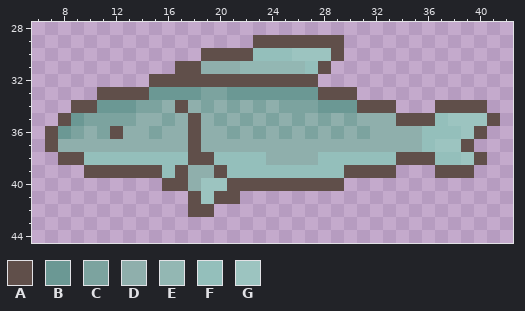
A pixel-art sprite gets an edit: CykelShorts/Assets/Sprites/underwater/FISK 2.png. The first picture shows the starting point.
The file is 50x50 pixels. Colours within 5 levels of each other are drawn and written as one. Shown: x 6..42, y 28..44.
Palette (. is transparent): A #604f4a  B #6b9894  C #7ca39f  D #8fafac  E #93b7b3  F #94bfbb  G #9cc4c0
Pixels before, first column x 7:
29 ................AAAAAAA............
30 ............AAAAFFFGGGA............
31 ..........AADDDEEEEEFA.............
32 ........AAAAAAAAAAAAA..............
33 ....AAAABBBBCCBBBBBBBAAA...........
34 ..AABBBCCDADCDCDCDCCCBBBAAA...AAAA.
35 .ABCCCCDDCDADCDCDCDCDCDCDDDAAAFGGGA
36 ABCDCADDCDDADDCDCDCDCDCDCDDDDFFFGA.
37 ADDDDDDDDDDADDDDDDDDDDDDDDDDDFGGA..
38 .AAFFFFFFFFAAFFFFDDDDFFFFFFAAAFFGA.
39 ...AAAAAAFADDAFFFFFFFFFAAAA...AAA..
40 .........AADGGAAAAAAAAA............
41 ...........AGAA....................
42 ...........AA......................
After:
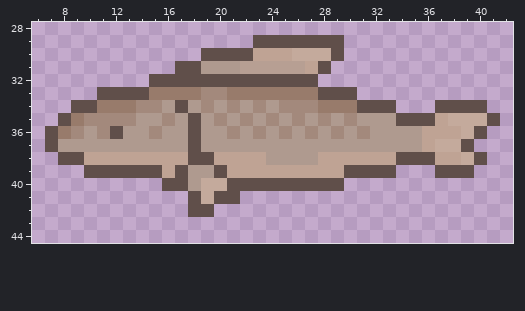
Edits made:
colour B: #6b9894 -> #987b6b
colour C: #7ca39f -> #a3897c
colour D: #8fafac -> #af9a8f
colour E: #93b7b3 -> #b79f93
colour F: #94bfbb -> #bfa394
colour G: #9cc4c0 -> #c4aa9c
Changed places in both pictures, as pixel boxes (x1, y1, x2, y2):
changed: (58, 48, 487, 204)
